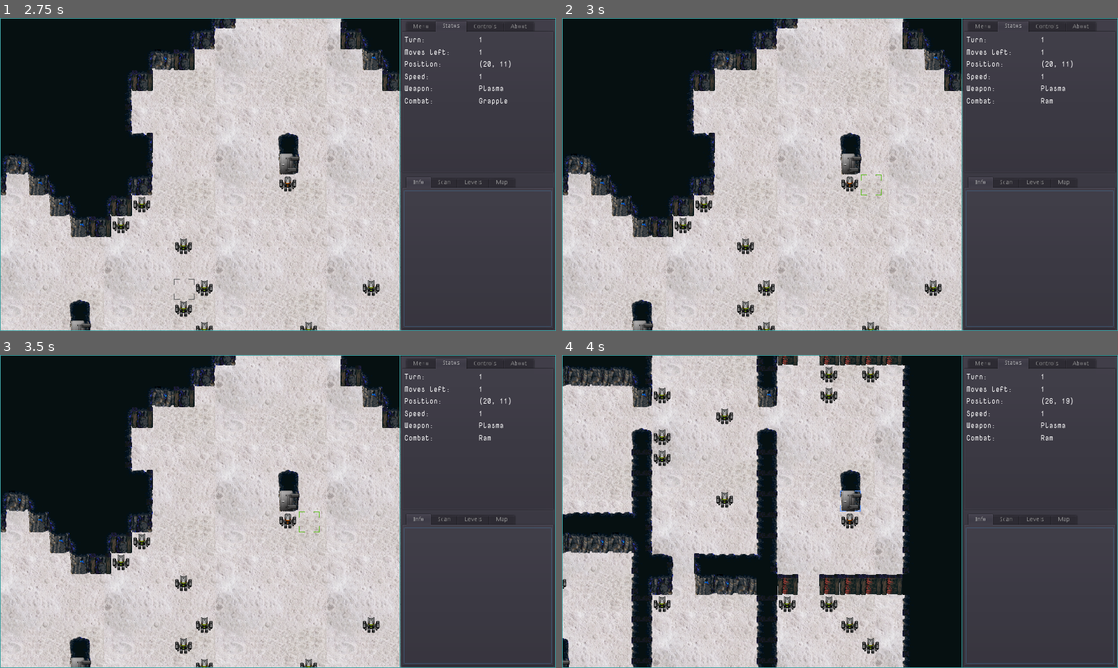
Above: before the commit, frames 1-4 (two rows, left to right).
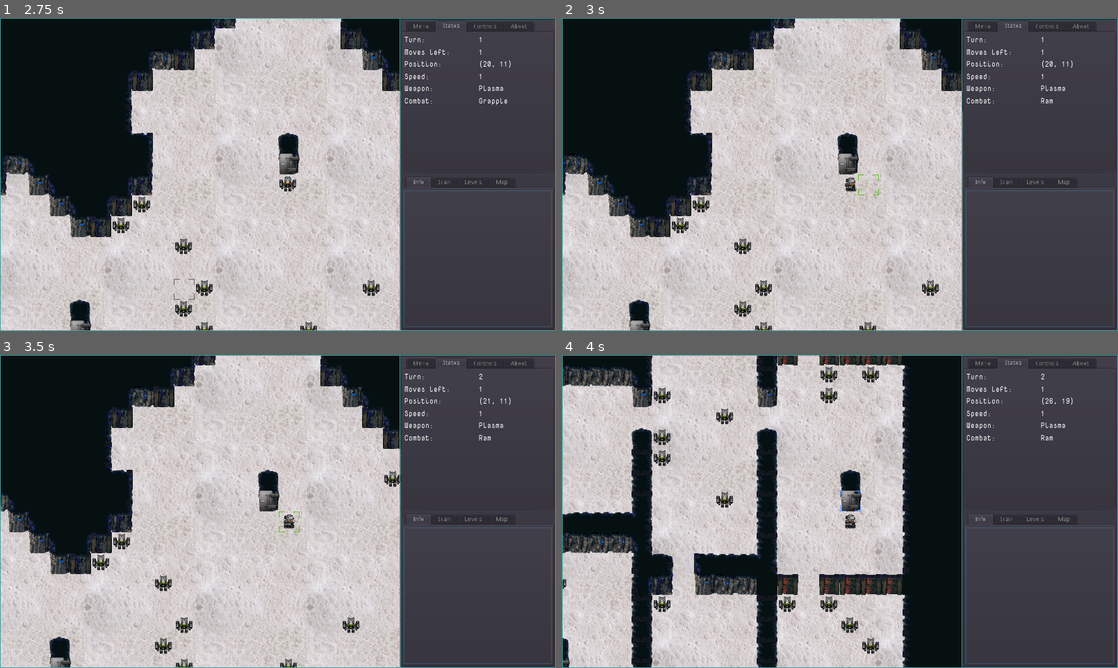
Above: after the commit, the same moments.

Repository: sarrowsmith/quasidroid
Game: Godot game, scene res://Main.tscn
The game is run twice, just before and just after one commit, with the same random seed, the same clock (stepped at 60 frames per second) and the same inputs.
Inputs (mouse positions are in pixels of both pictures, inside the frame that each line leads up to):
- Up to frame 1 (2.75 s): tap Enter at 0.5 s; move the mouse to (66, 111) at 0.52 s; hold W (cursor_up) 0.53-2.03 s; tap U at 0.6 s; click (66, 111) at 0.67 s; tap Delete (map_reset) at 1.25 s; move the mouse to (444, 221) at 1.27 s; tap O at 1.35 s; click (444, 221) at 1.42 s; tap Backspace (cursor_reset) at 2 s; move the mouse to (194, 277) at 2.02 s; hold A (cursor_left) from 2.03 s (still down); tap P at 2.1 s; click (194, 277) at 2.17 s
- Up to frame 2 (3 s): keep holding A (cursor_left); tap Delete (map_reset) at 2.75 s; move the mouse to (867, 174) at 2.77 s; tap Z at 2.85 s; click (867, 174) at 2.92 s
- Up to frame 3 (3.5 s): keep holding A (cursor_left)
- Up to frame 4 (4 s): move the mouse to (756, 433) at 3.52 s; release A (cursor_left) at 3.53 s; hold S (cursor_down) from 3.53 s (still down); tap U at 3.6 s; click (756, 433) at 3.67 s

Frame 1 is identical in both runs. In frame 2, 10% of the frame differs, in the area x 0-73%, y 0-100%; in frame 3, 17%, in the area x 0-89%, y 0-100%; in frame 4, 0.1%.
Error after the commit: Invalid call. Nonexistent function 'get_info' in base 'Node2D (Lift.gd)'. (res://robots/Player.gd:144)

Commit message:
Movement with cursor, including turn-skip

Diff:
--- a/Main.gd
+++ b/Main.gd
@@ -16,10 +16,10 @@
 
 
 const view_map = {
-	"ui_up": Vector2(0, -1),
-	"ui_down": Vector2(0, 1),
-	"ui_left": Vector2(-1, 0),
-	"ui_right": Vector2(1, 0)
+	ui_up = Vector2(0, -1),
+	ui_down = Vector2(0, 1),
+	ui_left = Vector2(-1, 0),
+	ui_right = Vector2(1, 0)
 }
 # warning-ignore:unused_argument
 func _process(delta):
@@ -44,10 +44,10 @@
 
 
 const cursor_map = {
-	"cursor_up": Vector2(0, -1),
-	"cursor_down": Vector2(0, 1),
-	"cursor_left": Vector2(-1, 0),
-	"cursor_right": Vector2(1, 0)
+	cursor_up = Vector2(0, -1),
+	cursor_down = Vector2(0, 1),
+	cursor_left = Vector2(-1, 0),
+	cursor_right = Vector2(1, 0)
 }
 func _unhandled_input(event):
 	var move = Vector2.ZERO
@@ -58,6 +58,9 @@
 		$World.active_level.move_cursor(move)
 	if event.is_action_pressed("map_reset"):
 		view_to($Player.position)
+		return
+	if event.is_action_pressed("cursor_reset"):
+		$World.active_level.set_cursor($Player.location)
 		return
 	if event is InputEventKey and event.pressed:
 		var level = null
--- a/Main.tscn
+++ b/Main.tscn
@@ -10,7 +10,6 @@
 script = ExtResource( 2 )
 
 [node name="World" parent="." instance=ExtResource( 1 )]
-tab_container_path = NodePath("../View/Panel/Split")
 player_status_path = NodePath("../View/Panel/Split/UpperPanel/Status")
 rogue_status_path = NodePath("../View/Panel/Split/LowerPanel/Scan")
 info_path = NodePath("../View/Panel/Split/LowerPanel/Info/RichTextLabel")
@@ -152,7 +151,7 @@
 margin_top = 0.0
 margin_right = 338.0
 margin_bottom = 23.0
-label = "Toggle weapon"
+label = "Select combat mode"
 default = "Z"
 
 [node name="LabelledValue6" parent="View/Panel/Split/UpperPanel/Controls" instance=ExtResource( 5 )]
@@ -162,6 +161,27 @@
 label = "Move cursor"
 default = "W, A, S, D"
 
+[node name="LabelledValue2" parent="View/Panel/Split/UpperPanel/Controls" instance=ExtResource( 5 )]
+margin_top = 27.0
+margin_right = 338.0
+margin_bottom = 50.0
+label = "Action at cursor"
+default = "enter"
+
+[node name="LabelledValue10" parent="View/Panel/Split/UpperPanel/Controls" instance=ExtResource( 5 )]
+margin_top = 27.0
+margin_right = 338.0
+margin_bottom = 50.0
+label = "Info at cursor"
+default = "tab"
+
+[node name="LabelledValue11" parent="View/Panel/Split/UpperPanel/Controls" instance=ExtResource( 5 )]
+margin_top = 27.0
+margin_right = 338.0
+margin_bottom = 50.0
+label = "Reset cursor"
+default = "backspace"
+
 [node name="LabelledValue" parent="View/Panel/Split/UpperPanel/Controls" instance=ExtResource( 5 )]
 margin_top = 0.0
 margin_right = 338.0
@@ -169,12 +189,12 @@
 label = "Move view"
 default = "arrow keys"
 
-[node name="LabelledValue2" parent="View/Panel/Split/UpperPanel/Controls" instance=ExtResource( 5 )]
+[node name="LabelledValue9" parent="View/Panel/Split/UpperPanel/Controls" instance=ExtResource( 5 )]
 margin_top = 27.0
 margin_right = 338.0
 margin_bottom = 50.0
 label = "Reset view"
-default = "backspace"
+default = "delete"
 
 [node name="LabelledValue3" parent="View/Panel/Split/UpperPanel/Controls" instance=ExtResource( 5 )]
 margin_top = 54.0
@@ -220,14 +240,18 @@
 custom_fonts/bold_font = ExtResource( 3 )
 custom_fonts/normal_font = ExtResource( 3 )
 bbcode_enabled = true
-bbcode_text = "Shut down the rogue robots on all
-7 levels of the mining complex to
+bbcode_text = "Shut down the [b]rogue[/b] robots on all
+[b]7[/b] levels of the mining complex and return to the surface to
 allow the automated systems to
-reboot safely."
+reboot safely.
+
+Reset all the access points on a level to unlock downward lifts."
 text = "Shut down the rogue robots on all
-7 levels of the mining complex to
+7 levels of the mining complex and return to the surface to
 allow the automated systems to
-reboot safely."
+reboot safely.
+
+Reset all the access points on a level to unlock downward lifts."
 fit_content_height = true
 selection_enabled = true
 
--- a/World.gd
+++ b/World.gd
@@ -3,12 +3,10 @@
 
 export(int) var world_seed
 export(Vector2) var world_size = Vector2(1440, 1440)
-export(NodePath) var tab_container_path
 export(NodePath) var player_status_path
 export(NodePath) var rogue_status_path
 export(NodePath) var info_path
 
-onready var tab_container = get_node(tab_container_path)
 onready var player_status_box = get_node(player_status_path)
 onready var rogue_status_box = get_node(rogue_status_path)
 onready var info_box = get_node(info_path)
@@ -47,5 +45,5 @@
 
 
 func show_stats(is_player):
-	var tabset = tab_container.get_node("UpperPanel" if is_player else "LowerPanel")
-	tabset.current_tab = 1
+	var status_box = player_status_box if is_player else rogue_status_box
+	status_box.find_parent("*").current_tab = 1
--- a/levels/BackgroundControl.gd
+++ b/levels/BackgroundControl.gd
@@ -6,7 +6,7 @@
 
 
 func _gui_input(event):
-	if event is InputEventMouseButton:
+	if event is InputEventMouseButton and event.pressed:
 		emit_signal("click", event.position, event.button_index)
 	if event is InputEventMouseMotion:
 		emit_signal("move", event.position)
--- a/levels/Level.gd
+++ b/levels/Level.gd
@@ -29,6 +29,7 @@
 		load("res://levels/AccessPoint.tscn"),
 		load("res://robots/Rogue.tscn")
 	]
+	world = find_parent("World")
 
 
 func create(from, rooms):
@@ -39,12 +40,10 @@
 	self.rooms = rooms
 	if parent == null:
 		level = 1
-		world = owner
 		map_name = "1"
 	else:
 		level = parent.level + 1
 		prototypes = parent.prototypes
-		world = parent.world
 		map_name = String(level)
 		if not rooms:
 			var depth = 1
@@ -213,7 +212,7 @@
 
 
 func _on_Background_click(position, button):
-	world.player.cursor_active(button)
+	world.player.cursor_activate(button)
 
 
 func _on_Background_move(position):
--- a/robots/Player.gd
+++ b/robots/Player.gd
@@ -46,25 +46,41 @@
 
 
 const move_map = {
-	"move_up": Vector2.UP,
-	"move_down": Vector2.DOWN,
-	"move_left": Vector2.LEFT,
-	"move_right": Vector2.RIGHT
+	move_up = Vector2.UP,
+	move_down = Vector2.DOWN,
+	move_left = Vector2.LEFT,
+	move_right = Vector2.RIGHT
+}
+const click_map = {
+	cursor_select = BUTTON_LEFT,
+	cursor_option = BUTTON_RIGHT,
 }
 func _unhandled_input(event):
 	if state != IDLE:
 		return
 	for e in move_map:
 		if event.is_action_pressed(e):
-			if combat == WEAPON:
-				fire(move_map[e])
-				break
-			move(move_map[e])
+			action(move_map[e])
+			break
+	for e in click_map:
+		if event.is_action_pressed(e):
+			cursor_activate(click_map[e])
 	if event is InputEventKey and event.pressed:
 		match event.scancode:
 			KEY_Z:
 				combat = (combat + 1) % 3
 				equip()
+
+
+func action(direction=null):
+	if direction == null:
+		direction = level.cursor.location - location
+	if combat == WEAPON:
+		if direction == Vector2.ZERO:
+			direction = facing
+		fire(direction)
+	else:
+		move(direction)
 
 
 const cursor_types = {
@@ -106,19 +122,37 @@
 	level.cursor.set_mode(cursor_types[location_type])
 
 
-func cursor_active(button):
-	var location_type = level.location_type(level.cursor.location)
-	match level.cursor.mode:
-		"Info":
-			pass
-		"Move":
-			pass
-		"Target":
-			pass
+func cursor_activate(button):
+	if button == BUTTON_RIGHT:
+		show_info()
+	else:
+		match level.cursor.mode:
+			"Info":
+				show_info()
+			"Move", "Target":
+				if state == IDLE:
+					action()
 
 
 func show_info():
-	pass
+	var info = "Nothing to see here"
+	var location_type = level.location_type(level.cursor.location)
+	match location_type:
+		Level.LIFT:
+			var lift = level.lift_at(level.cursor.location)
+			if lift:
+				info = lift.get_info()
+		Level.ACCESS:
+			var ap = level.access[level.cursor.location]
+			if ap:
+				info = """An access point
+
+Resetting all the access points on a level will unlock the lifts down.
+This access point %s.
+
+You can also recharge here.""" % ("has been reset" if ap.active else "needs resetting")
+		Level.PLAYER, Level.ROGUE:
+			show_stats(true)
 
 
 func show_combat_mode():
--- a/robots/Robot.gd
+++ b/robots/Robot.gd
@@ -64,6 +64,7 @@
 
 
 const facing_map = {
+	Vector2.ZERO: "Down",
 	Vector2.DOWN: "Down",
 	Vector2.UP: "Up",
 	Vector2.LEFT: "Left",
@@ -107,11 +108,14 @@
 	var target = location + direction
 	match level.location_type(target):
 		Level.FLOOR, Level.ACCESS:
-			var debug = position
 			mode = "Move"
 			state = WAIT
 			moves -= 1
 			destination = target
+		Level.PLAYER:
+			moves -= 1
+			if not moves:
+				state = DONE
 	set_sprite()
 
 
